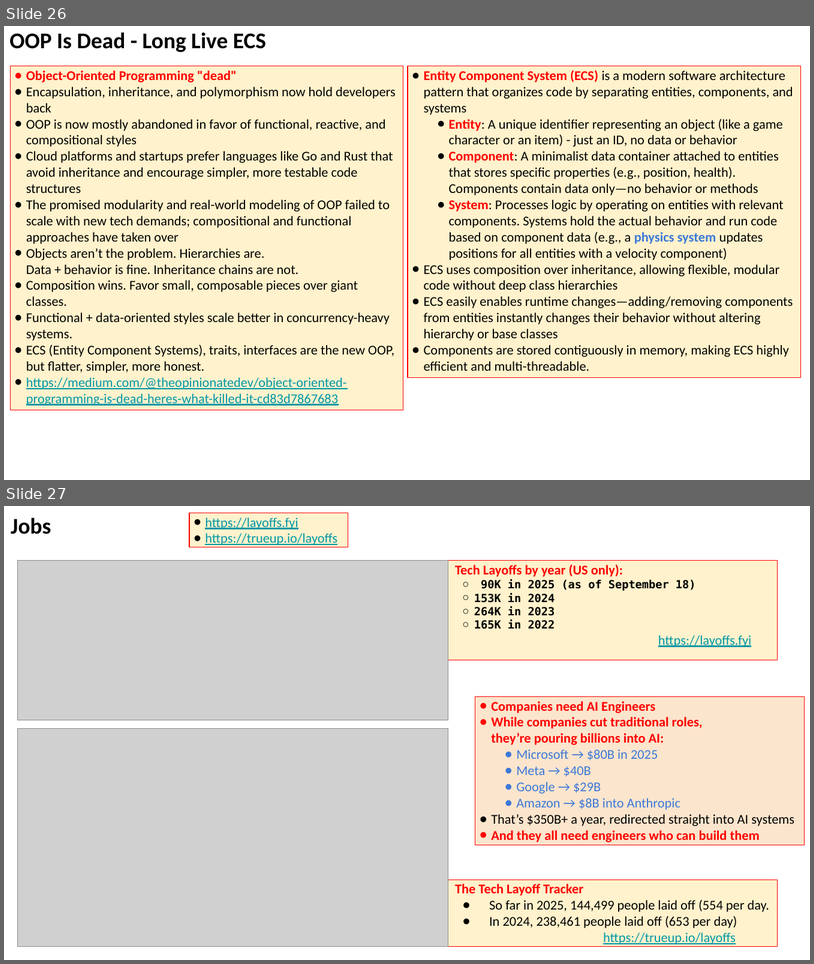
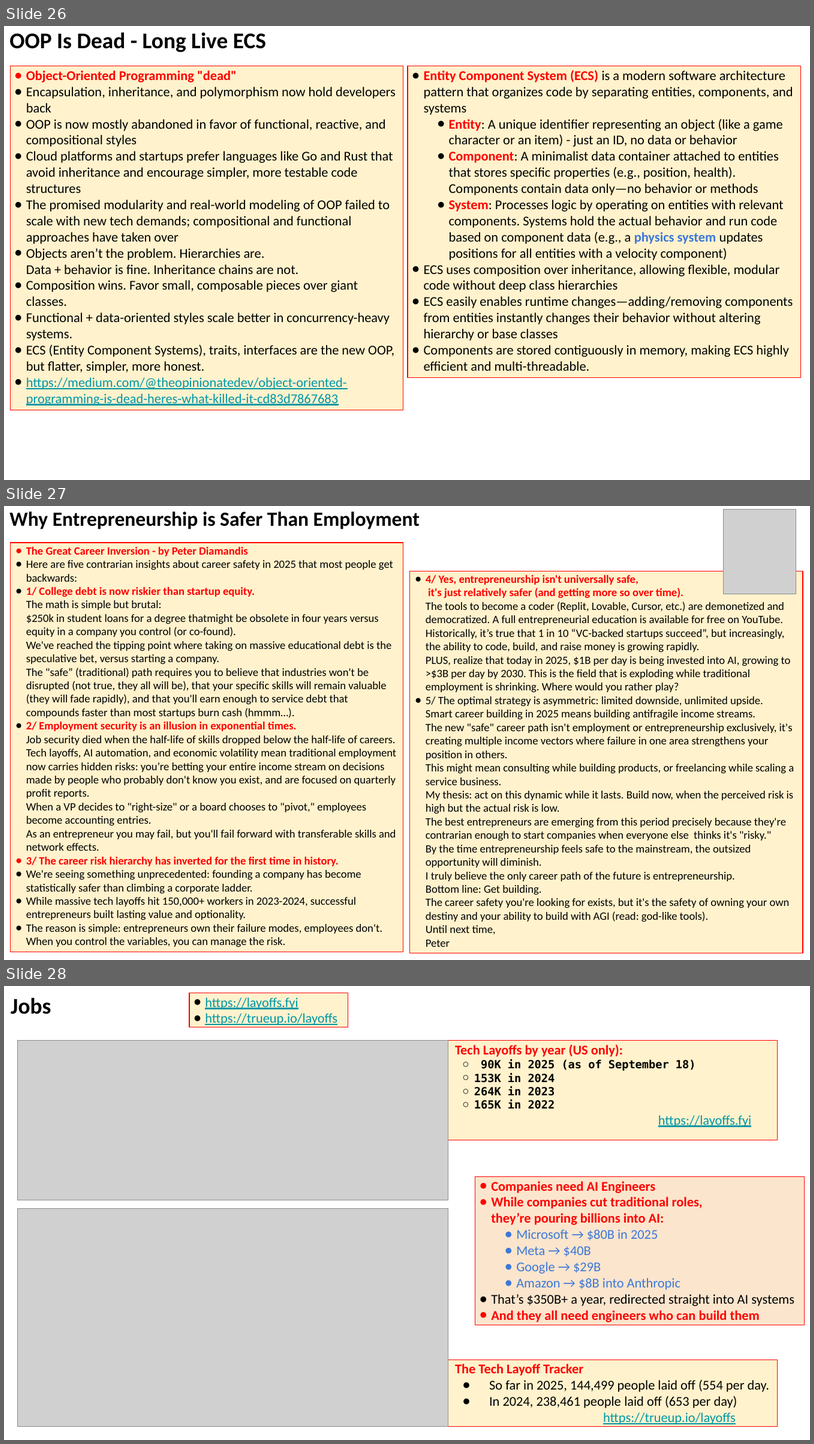
Before and after one commit to lselector/seminar, a slide deck: 2025/2025-09-19-AI-Updates.pptx. Shown one above the other, each under a label of ours: slides 26 and 27 before the commit, slides 26, 27 and 28 after it. The pictures are 814x964 and 814x1444 pixels, drawn with LibreOffice and Linux fonts; fonts in the diff are those of the drawing; grey boxes stand for pictures. Boxes give left, top, right and bottom in pixels: in the first picture for what was removed or moved away, otherwise in the second. Text is boxed around its words. In the diff, an @@ line names an element or a change of style, - is before the commit and + after.

```diff
--- a/2025/2025-09-19-AI-Updates.pptx
+++ b/2025/2025-09-19-AI-Updates.pptx
@@ slide 27 added at <box>4,506,810,960</box>, background #FFFFFF @@
@@ text added at <box>9,511,420,529</box>, 18 pt, text #000000, bold @@
+Why Entrepreneurship is Safer Than Employment
@@ picture added at <box>724,509,797,594</box> @@
@@ rectangle added at <box>11,543,404,952</box>, fill #FFF2CC, outline #FF0000 0.75 pt, 10 pt, text #000000 @@
+● The Great Career Inversion - by Peter Diamandis
+● Here are five contrarian insights about career safety in 2025 that most people get backwards:
+● 1/ College debt is now riskier than startup equity.
+  The math is simple but brutal:
+  $250k in student loans for a degree thatmight be obsolete in four years versus equity in a company you control (or co-found).
+  We've reached the tipping point where taking on massive educational debt is the speculative bet, versus starting a company.
+  The "safe” (traditional) path requires you to believe that industries won't be disrupted (not true, they all will be), that your specific skills will remain valuable (they will fade rapidly), and that you'll earn enough to service debt that compounds faster than most startups burn cash (hmmm…).
+● 2/ Employment security is an illusion in exponential times.
+  Job security died when the half-life of skills dropped below the half-life of careers.
+  Tech layoffs, AI automation, and economic volatility mean traditional employment now carries hidden risks: you’re betting your entire income stream on decisions made by people who probably don't know you exist, and are focused on quarterly profit reports.
+  When a VP decides to "right-size" or a board chooses to "pivot," employees become accounting entries.
+  As an entrepreneur you may fail, but you'll fail forward with transferable skills and network effects.
+● 3/ The career risk hierarchy has inverted for the first time in history.
+● We're seeing something unprecedented: founding a company has become statistically safer than climbing a corporate ladder.
+● While massive tech layoffs hit 150,000+ workers in 2023-2024, successful entrepreneurs built lasting value and optionality.
+● The reason is simple: entrepreneurs own their failure modes, employees don't. When you control the variables, you can manage the risk.
@@ rectangle added at <box>410,571,803,953</box>, fill #FFF2CC, outline #FF0000 0.75 pt, 10 pt, text #000000 @@
+● 4/ Yes, entrepreneurship isn't universally safe,
+  it's just relatively safer (and getting more so over time).
+  The tools to become a coder (Replit, Lovable, Cursor, etc.) are demonetized and democratized. A full entrepreneurial education is available for free on YouTube.
+  Historically, it’s true that 1 in 10 “VC-backed startups succeed”, but increasingly, the ability to code, build, and raise money is growing rapidly.
+  PLUS, realize that today in 2025, $1B per day is being invested into AI, growing to >$3B per day by 2030. This is the field that is exploding while traditional employment is shrinking. Where would you rather play?
+● 5/ The optimal strategy is asymmetric: limited downside, unlimited upside.
+  Smart career building in 2025 means building antifragile income streams.
+  The new "safe" career path isn't employment or entrepreneurship exclusively, it's creating multiple income vectors where failure in one area strengthens your position in others.
+  This might mean consulting while building products, or freelancing while scaling a service business.
+  My thesis: act on this dynamic while it lasts. Build now, when the perceived risk is high but the actual risk is low.
+  The best entrepreneurs are emerging from this period precisely because they're contrarian enough to start companies when everyone else thinks it's "risky."
+  By the time entrepreneurship feels safe to the mainstream, the outsized opportunity will diminish.
+  I truly believe the only career path of the future is entrepreneurship.
+  Bottom line: Get building.
+  The career safety you're looking for exists, but it's the safety of owning your own destiny and your ability to build with AGI (read: god-like tools).
+  Until next time,
+  Peter
@@ what was slide 27 is now slide 28 @@
```
Also in this commit, not shown: 2 slides changed.
